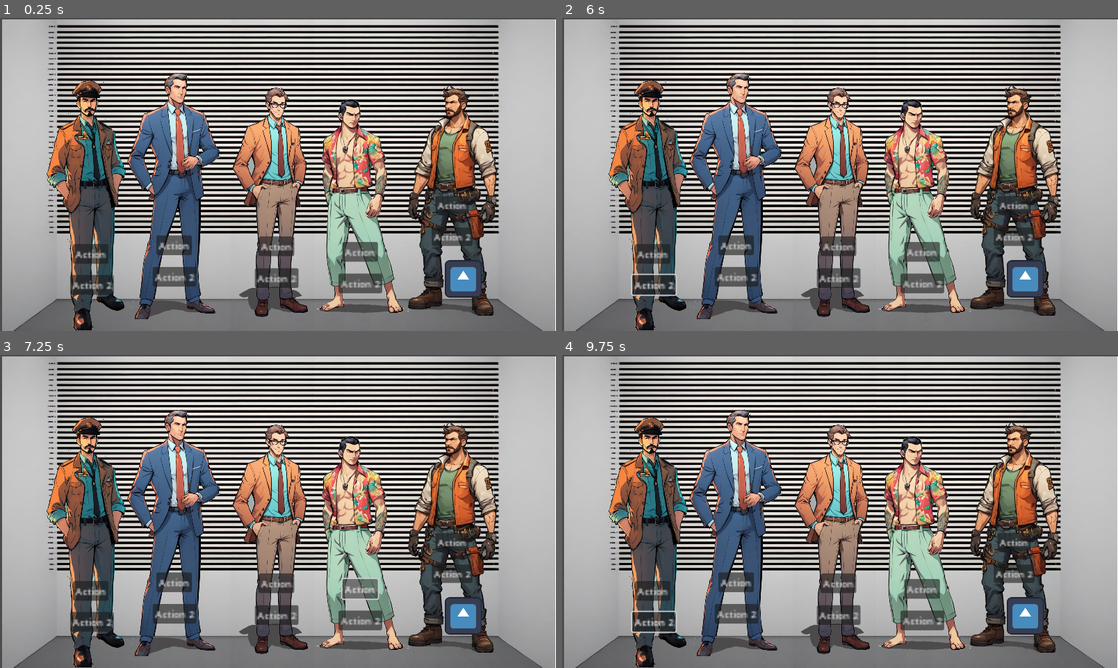
Above: before the commit, frames 1-4 (two rows, left to right).
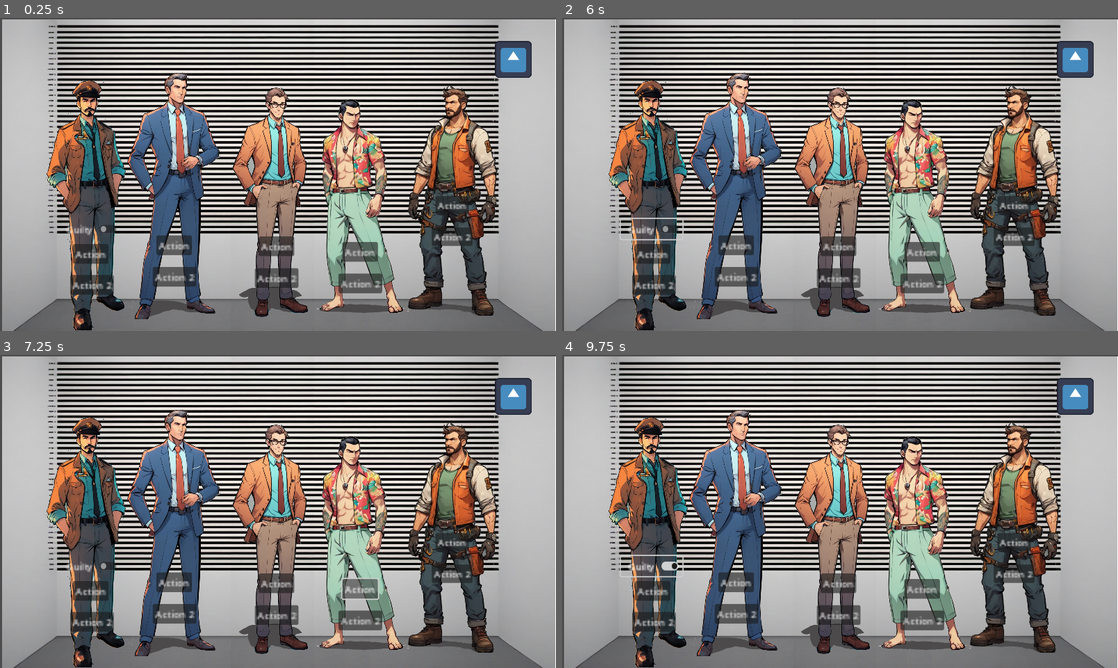
Above: after the commit, the same moments.

Repository: dornad/ggj2024
Game: Godot game, scene res://Scenes/world.tscn
Same seed, same stepped clock (60 frames per second), same inputs: the game is played once before the commit and once after it. The engine's default icon, where the game draws it, is replaced by a stand-in: a white triangle on a blue panel in a dark square.
Inputs (mouse positions are in pixels of both pictures, inside the frame that each line leads up to):
- Up to frame 1 (0.25 s): no input
- Up to frame 2 (6 s): click (650, 227) at 0.5 s, where only the run after the commit has a clickable "Guilty"; click "Action" at 1.25 s; click "Action 2" at 2 s; click "Action" at 2.75 s; click "Action 2" at 3.5 s; click "Action" at 4.25 s; click "Action 2" at 5 s; click (650, 227) at 5.75 s, where only the run after the commit has a clickable "Guilty"
- Up to frame 3 (7.25 s): click "Action" at 6.5 s
- Up to frame 4 (9.75 s): click "Action 2" at 7.25 s; click "Action" at 8 s; click "Action 2" at 8.75 s; click (650, 564) at 9.5 s, where only the run after the commit has a clickable "Guilty"

The runs differ from the first frame. In frame 1, 1.6% of the frame differs, in the area x 11-96%, y 7-90%; in frame 2, 1.8%; in frame 3, 1.6%; in frame 4, 1.8%, in the area x 10-96%, y 7-90%.

Commit message:
Adding End State

Diff:
--- a/Scenes/world.tscn
+++ b/Scenes/world.tscn
@@ -67,10 +67,21 @@
 scale = Vector2(2.92665, 2.92665)
 text = "Action 2"
 
+[node name="CheckButton" type="CheckButton" parent="Character"]
+offset_left = 130.951
+offset_top = 726.434
+offset_right = 239.951
+offset_bottom = 757.434
+scale = Vector2(2.69159, 2.97578)
+text = "Guilty"
+alignment = 1
+text_overrun_behavior = 3
+
 [node name="Character2" type="Node2D" parent="."]
 position = Vector2(700, 127)
 scale = Vector2(0.725462, 0.725462)
 script = ExtResource("2_7lcpd")
+is_guilty = true
 
 [node name="CharacterSprite" type="Sprite2D" parent="Character2"]
 position = Vector2(-119.924, 650.62)
@@ -223,7 +234,7 @@
 text = "Action 2"
 
 [node name="Inventory" type="Node2D" parent="."]
-position = Vector2(1152, 390)
+position = Vector2(1314, -357)
 scale = Vector2(1.555, 1.5)
 
 [node name="DragAndDropArea" type="StaticBody2D" parent="Inventory" groups=["droppable"]]
@@ -240,7 +251,7 @@
 offset_bottom = 64.0
 
 [node name="Draggable" type="Node2D" parent="."]
-position = Vector2(1600, 900)
+position = Vector2(1773, 143)
 script = ExtResource("4_nctbg")
 
 [node name="Sprite2D" type="Sprite2D" parent="Draggable"]
@@ -257,6 +268,7 @@
 
 [connection signal="pressed" from="Character/Button Action 1" to="Character" method="_on_button_pressed"]
 [connection signal="pressed" from="Character/Button Action 2" to="Character" method="_on_button_action_2_pressed"]
+[connection signal="toggled" from="Character/CheckButton" to="Character" method="_on_check_button_toggled"]
 [connection signal="pressed" from="Character2/Button Action 1" to="Character2" method="_on_button_pressed"]
 [connection signal="pressed" from="Character2/Button Action 2" to="Character2" method="_on_button_action_2_pressed"]
 [connection signal="pressed" from="Character3/Button Action 1" to="Character3" method="_on_button_pressed"]
--- a/Scripts/Character.gd
+++ b/Scripts/Character.gd
@@ -4,9 +4,12 @@
 
 @export var firstItem: global.DraggableType = global.DraggableType.NONE
 
+@export var is_guilty: bool = false
 @export var normal_voice: Resource = load("res://Assets/Audio/deep_voice_Robbing.wav")
 @export var mask_voice: Resource = load("res://Assets/Audio/deep_voice_Robbing.wav")
 @export var pain_voice: Resource = load("res://Assets/Audio/deep_voice_Robbing.wav")
+
+var is_guessing_guilty: bool
 
 func _on_button_pressed():
 	if firstItem == global.DraggableType.NONE:
@@ -18,3 +21,6 @@
 func _on_button_action_2_pressed():
 	%audioPlayer.stream = pain_voice
 	%audioPlayer.play()
+
+func _on_check_button_toggled(toggled_on):
+	is_guessing_guilty = toggled_on
